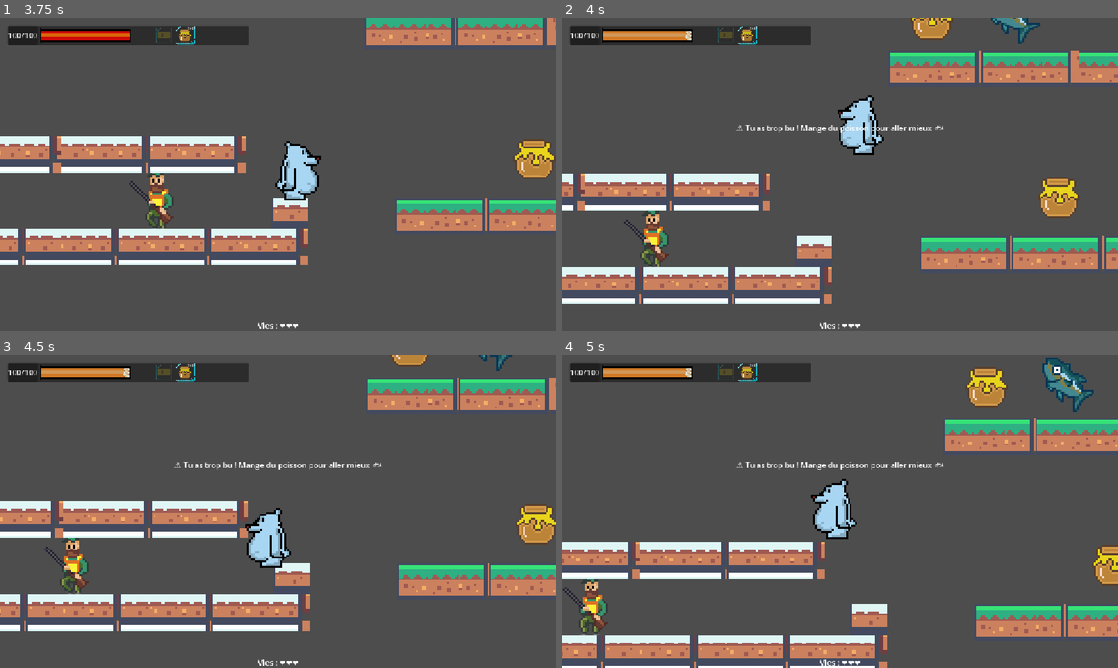
Above: before the commit, frames 1-4 (two rows, left to right).
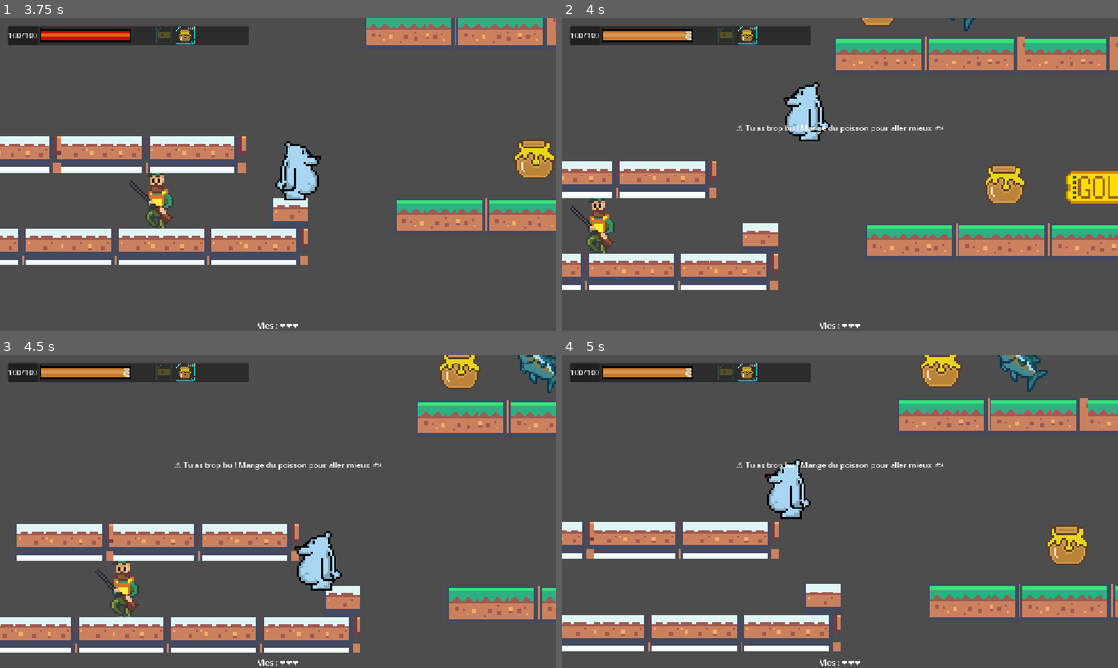
Above: after the commit, the same moments.

Repository: Oozudex/GameJam-BearBeer
Game: Godot game, scene res://Scene/main_menu.tscn
Two runs of this game, one before a commit and one after it. Both use one fixed random seed, a clock stepped at 60 frames per second and the inputs below.
Inputs:
- Up to frame 1 (3.75 s): click "Nouvelle partie" at 0.5 s; hold Right (ui_right) 1.28-2.78 s; tap Up (ui_up) at 1.52, 2.27 s; hold Left (ui_left) 2.78-3.53 s; hold Right (ui_right) from 3.53 s (still down)
- Up to frame 2 (4 s): keep holding Right (ui_right); tap Up (ui_up) at 3.77 s
- Up to frame 3 (4.5 s): keep holding Right (ui_right)
- Up to frame 4 (5 s): keep holding Right (ui_right); tap Up (ui_up) at 4.52 s

Frame 1 is identical in both runs. In frame 2, 29% of the frame differs, in the area x 0-100%, y 0-92%; in frame 3, 31%; in frame 4, 32%, in the area x 0-100%, y 0-100%.

Commit message:
Ajout de l'effet ivre

Diff:
--- a/scripts/forest_zone.gd
+++ b/scripts/forest_zone.gd
@@ -10,7 +10,11 @@
 
 	body.set_meter_mode(body.MeterMode.ALCOHOL)
 
-	# Message UNE SEULE FOIS
+	# Effet caméra léger à l'entrée de la forêt
+	if body.has_method("forest_camera_effect"):
+		body.forest_camera_effect()
+
+	# Message UNE SEULE FOIS si trop ivre
 	if body.alc >= body.alc_max and not body.forest_warning_shown:
 		var hud = get_tree().current_scene.get_node_or_null("HUD")
 		if hud and hud.has_method("show_message"):
--- a/scripts/player.gd
+++ b/scripts/player.gd
@@ -27,8 +27,11 @@
 @export var decel: float = 1100.0
 var ice_control: float = 1.0
 
+var drunk_active: bool = false
+var drunk_t: float = 0.0
+
 @export var temperature_ui: Node
-
+@onready var camera: Camera2D = $Camera2D
 
 func _ready() -> void:
 	temp = temp_max
@@ -132,13 +135,30 @@
 	if temperature_ui and temperature_ui.has_method("set_value"):
 		temperature_ui.set_value(temp, temp_max)
 
+func get_drunk_intensity() -> float:
+	if meter_mode != MeterMode.ALCOHOL:
+		return 0.0
+
+	var percent := float(alc) / float(alc_max) * 100.0
+
+	if percent < 40.0:
+		return 0.0
+	elif percent < 70.0:
+		# 40 → 70 : 0 → 0.5
+		return (percent - 40.0) / 30.0 * 0.5
+	else:
+		# 70 → 100 : 0.5 → 1
+		return 0.5 + (percent - 70.0) / 30.0 * 0.5
+
 
 func update_drunk_state() -> void:
-	# Inversion UNIQUEMENT en forêt quand alcool = 100%
-	if meter_mode == MeterMode.ALCOHOL and alc >= alc_max:
-		controls_inverted = true
-	else:
-		controls_inverted = false
+	# Inversion jusqu'à 80%
+	controls_inverted = (meter_mode == MeterMode.ALCOHOL and alc >= int(alc_max * 0.8))
+
+	# Caméra active seulement au-dessus de 40%
+	var intensity := get_drunk_intensity()
+	set_drunk_effect(intensity > 0.0)
+
 
 func drink_beer(amount: int) -> void:
 	# banquise: réchauffe
@@ -160,6 +180,45 @@
 	ice_control = value
 
 
+func forest_camera_effect() -> void:
+	if not camera:
+		return
+
+	# petit décalage rapide
+	camera.offset = Vector2(20, 0)
+
+	# retour automatique après 0.15s
+	await get_tree().create_timer(0.15).timeout
+	camera.offset = Vector2.ZERO
+
+func set_drunk_effect(active: bool) -> void:
+	drunk_active = active
+	if not drunk_active:
+		# reset propre
+		$Camera2D.offset = Vector2.ZERO
+		drunk_t = 0.0
+
+
+func _apply_drunk_camera(delta: float) -> void:
+	var intensity := get_drunk_intensity()
+	if intensity <= 0.0:
+		$Camera2D.offset = $Camera2D.offset.lerp(Vector2.ZERO, delta * 8.0)
+		drunk_t = 0.0
+		return
+
+	drunk_t += delta * 6.0
+
+	var x_amp := 30.0 * intensity
+	var y_amp := 12.0 * intensity
+
+	$Camera2D.offset.x = sin(drunk_t) * x_amp
+	$Camera2D.offset.y = cos(drunk_t * 0.8) * y_amp
+
+
+func _process(delta: float) -> void:
+	_apply_drunk_camera(delta)
+
+
 # ----------------------------------------
 # Timer signal (ColdTimer -> timeout())
 # ----------------------------------------
